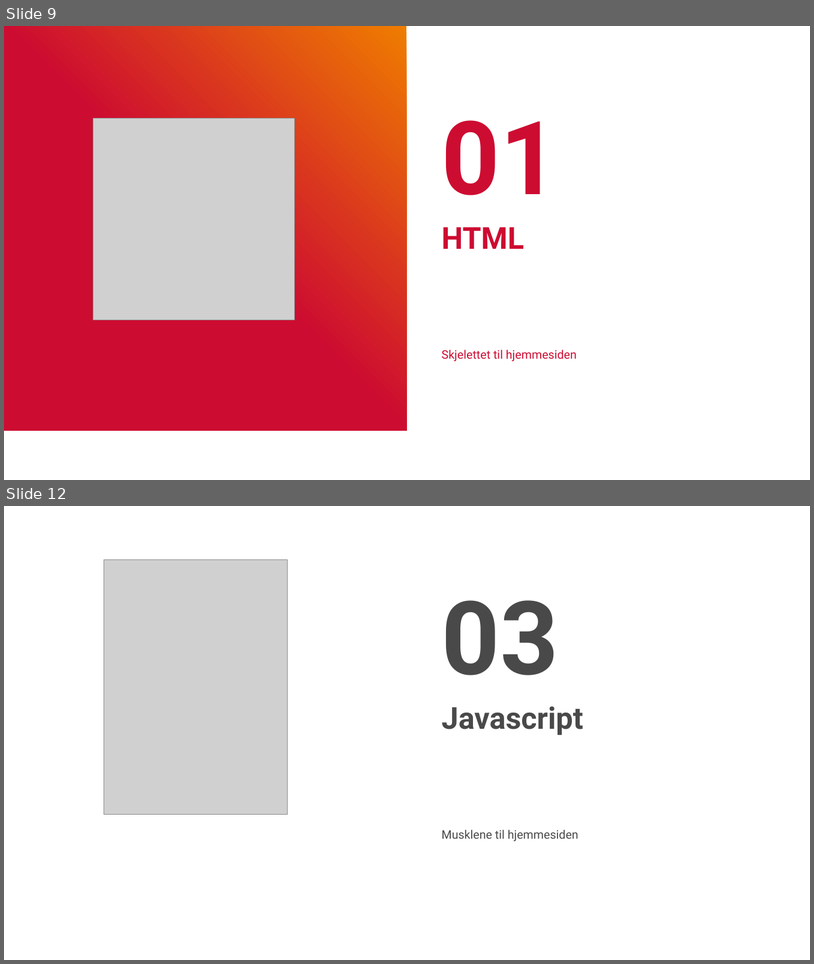
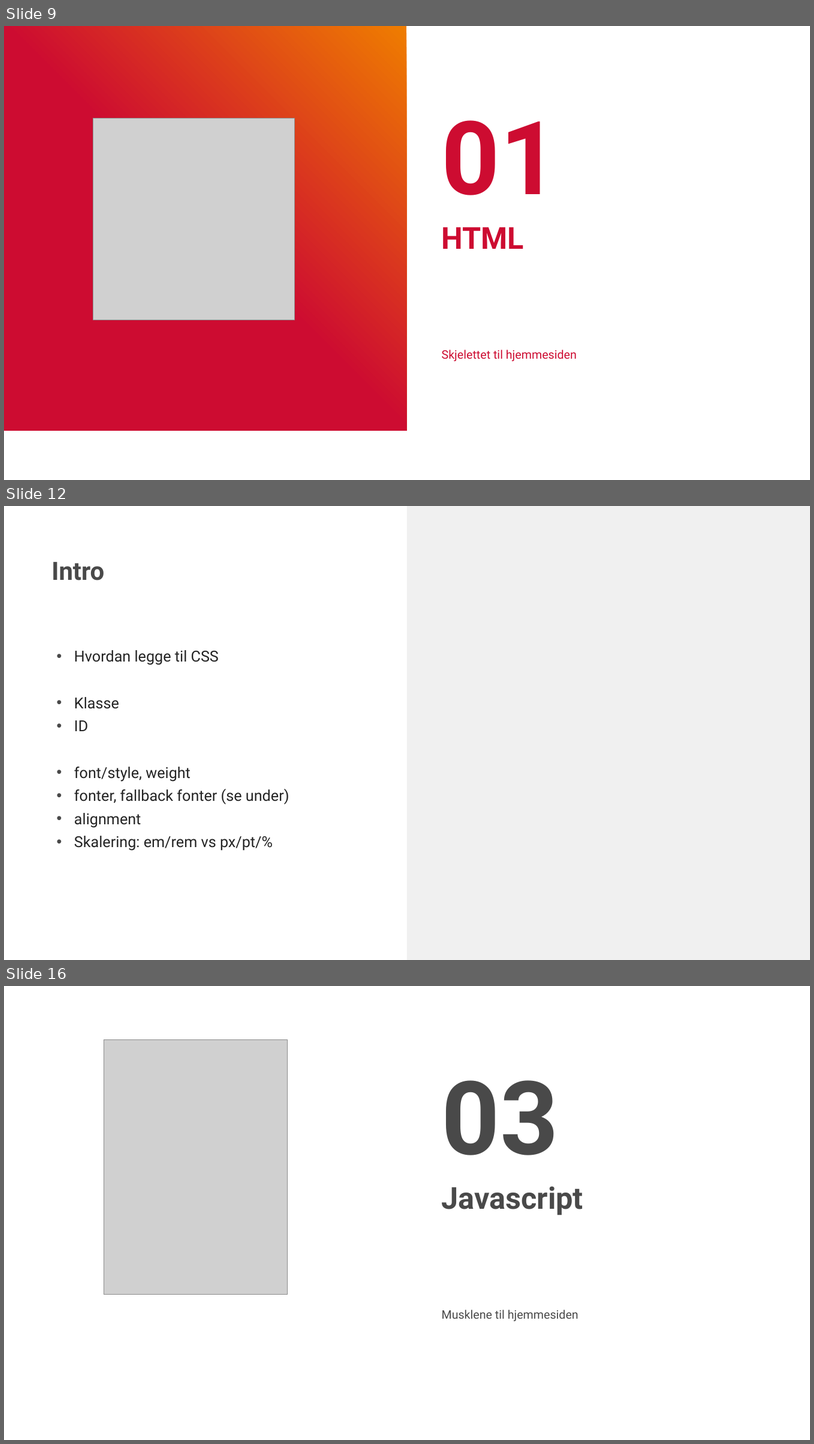
Before and after one commit to pibendik/KursSopraSteria2020, a slide deck: presentasjon.potx. Shown one above the other, each under a label of ours: slides 9 and 12 before the commit, slides 9, 12 and 16 after it; the slides between them are not shown. The pictures are 814x964 and 814x1444 pixels, drawn with LibreOffice and Linux fonts; fonts in the diff are those of the drawing; grey boxes stand for pictures; background and template pictures are left out. Boxes give left, top, right and bottom in pixels: in the first picture for what was removed or moved away, otherwise in the second. Text is boxed around its words. In the diff, an @@ line names an element or a change of style, - is before the commit and + after.

```diff
--- a/presentasjon.potx
+++ b/presentasjon.potx
@@ slide 12 added at bbox=[4, 506, 810, 960], background #FFFFFF @@
@@ rectangle added at bbox=[408, 506, 810, 960], fill #F0F0F0 @@
@@ title added at bbox=[51, 562, 104, 580], 30 pt, text #494949, bold @@
+Intro
@@ text added at bbox=[74, 650, 290, 850], 18 pt, text #242424 @@
+• Hvordan legge til CSS
+• Klasse
+• ID
+• font/style, weight
+• fonter, fallback fonter (se under)
+• alignment
+• Skalering: em/rem vs px/pt/%
@@ what was slide 12 is now slide 16 @@
```
Also in this commit, not shown: 4 slides changed, 13 other slides added, 2 slides removed, 8 other files.
